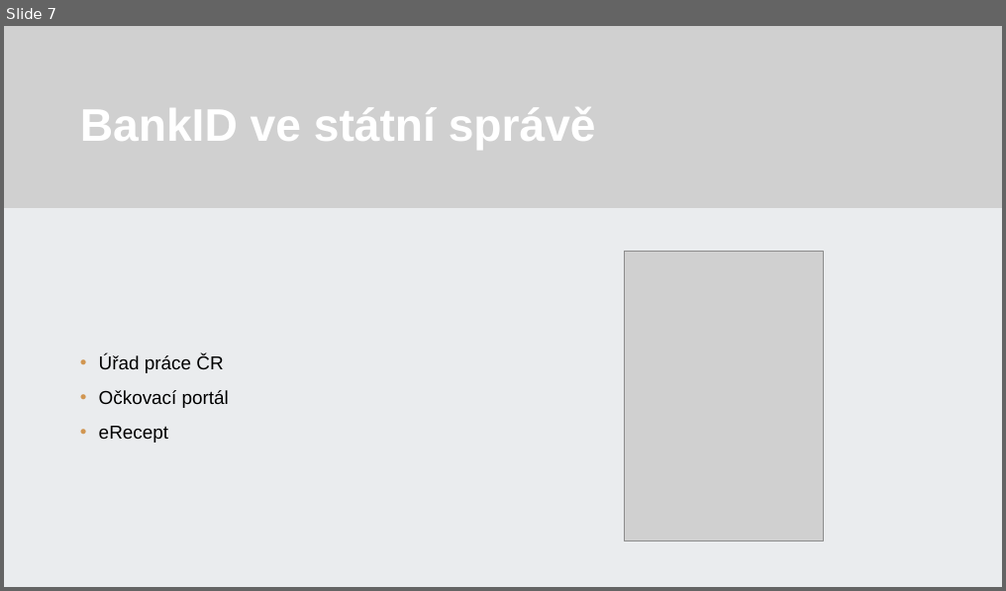
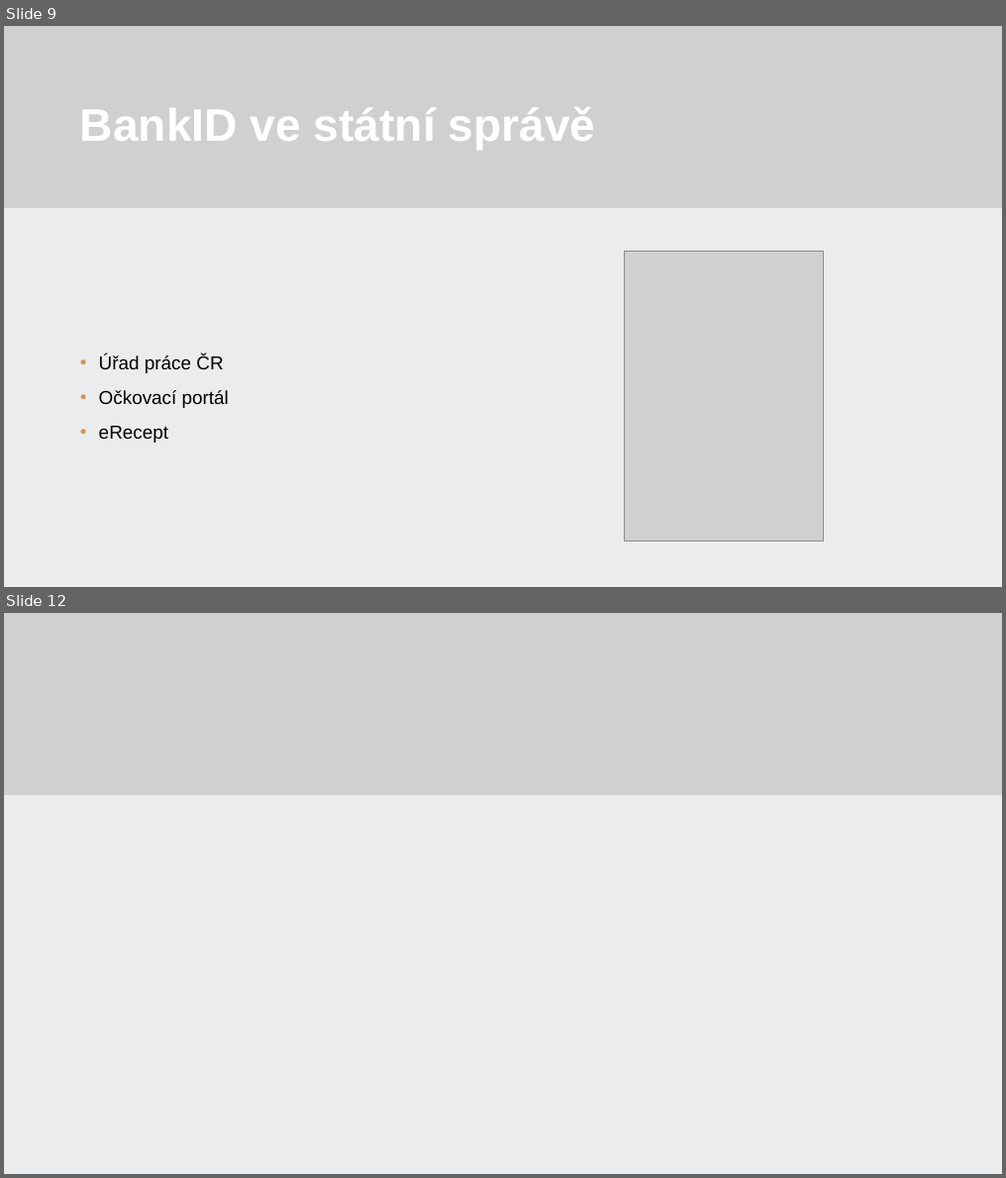
Before and after one commit to 22maixner/prezentace, a slide deck: Maixner.pptx. Shown one above the other, each under a label of ours: slide 7 before the commit, slides 9 and 12 after it; the slides between them are not shown. The pictures are 1006x591 and 1006x1178 pixels, drawn with LibreOffice and Linux fonts; fonts in the diff are those of the drawing; grey boxes stand for pictures; background and template pictures are left out. Boxes give left, top, right and bottom in pixels: in the first picture for what was removed or moved away, otherwise in the second. Text is boxed around its words. In the diff, an @@ line names an element or a change of style, - is before the commit and + after.

```diff
--- a/Maixner.pptx
+++ b/Maixner.pptx
@@ slide 12 added at box(4, 613, 1002, 1174), background #FFFFFF @@
@@ rectangle added at box(4, 613, 1002, 1174), fill #FFFFFF @@
@@ rectangle added at box(4, 613, 1002, 1174), fill #E2E5E8 at 70% opacity @@
@@ rectangle added at box(4, 613, 1002, 795), fill #5B4933 @@
@@ picture added at box(4, 613, 1002, 795) @@
@@ what was slide 7 is now slide 9 @@
```
Also in this commit, not shown: 2 slides changed, 4 other slides added, 4 slides removed.
